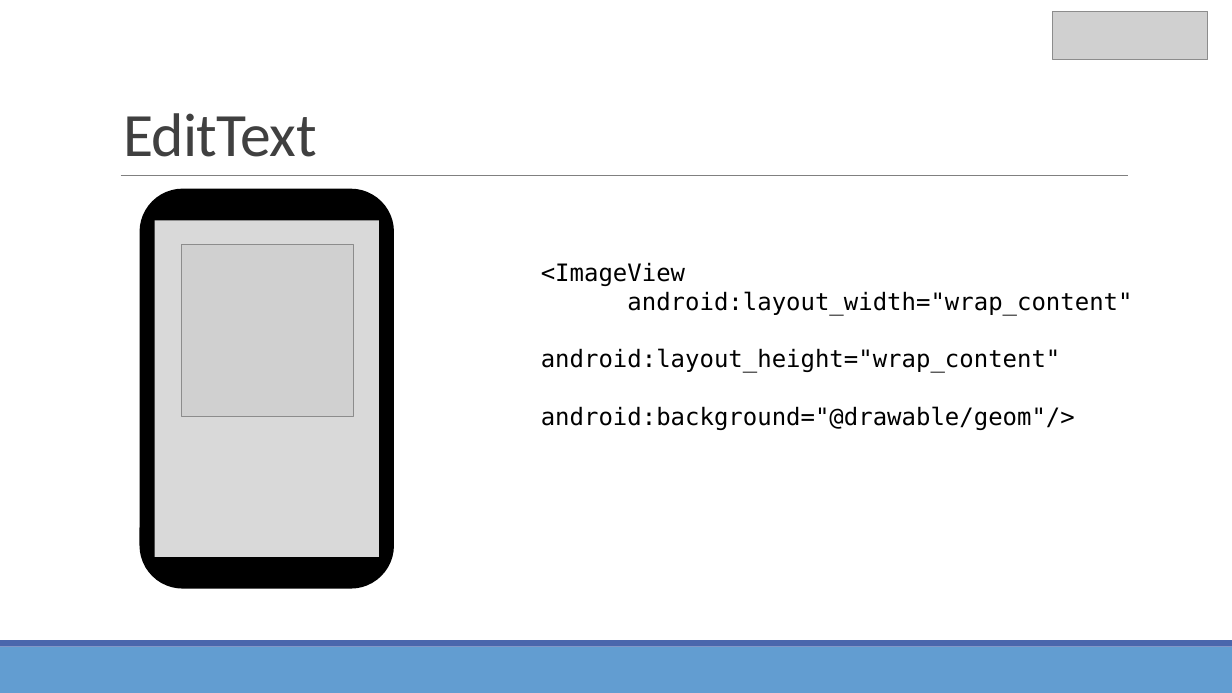
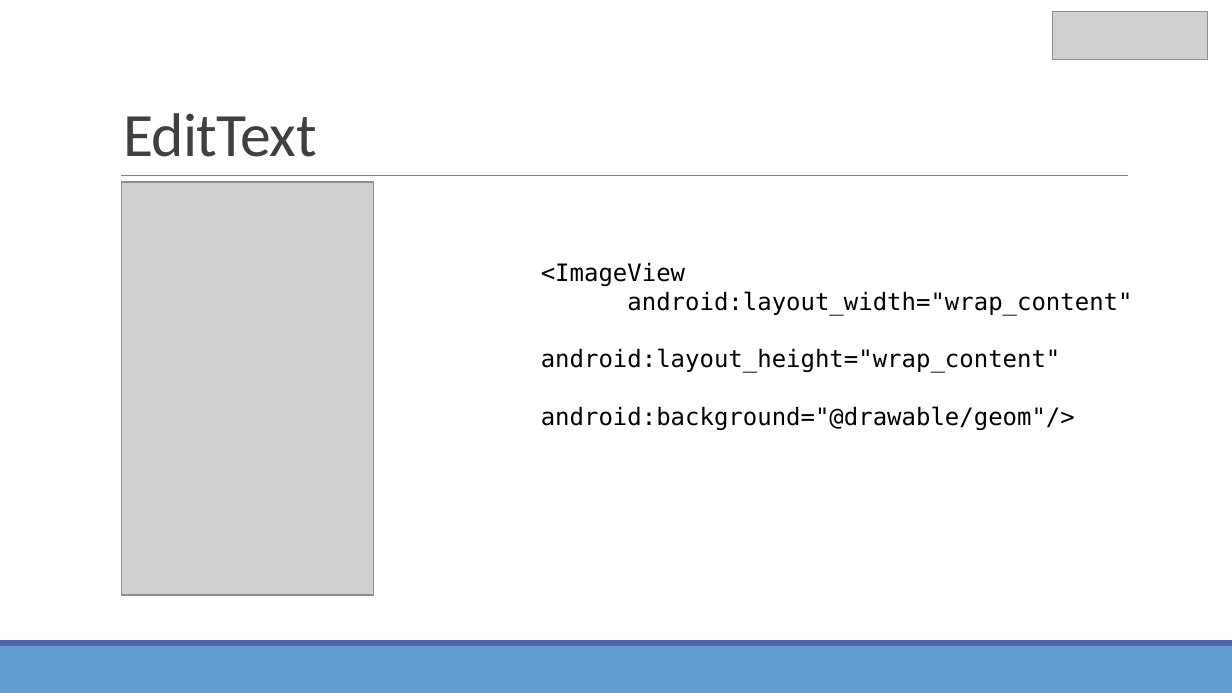
Before and after one commit to Domiciano/AppMoviles191, a slide deck: slide 36 of Clase 1/Clase 1.pptx. Drawn at 1232x693 pixels with LibreOffice and Linux fonts; fonts in the diff are those of the drawing; grey boxes stand for pictures. Boxes give left, top, right and bottom in pixels: in the first picture for what was removed or moved away, otherwise in the second. Text is boxed around its words. In the diff, an @@ line names an element or a change of style, - is before the commit and + after.

```diff
--- a/Clase 1/Clase 1.pptx
+++ b/Clase 1/Clase 1.pptx
@@ picture added at [121,182,373,595] @@
@@ rounded rectangle removed at [140,190,393,588] @@
@@ rectangle removed at [154,221,378,557] @@
@@ picture removed at [182,245,354,416] @@
```
Also in this commit, not shown: 5 other slides changed, 3 other files.
